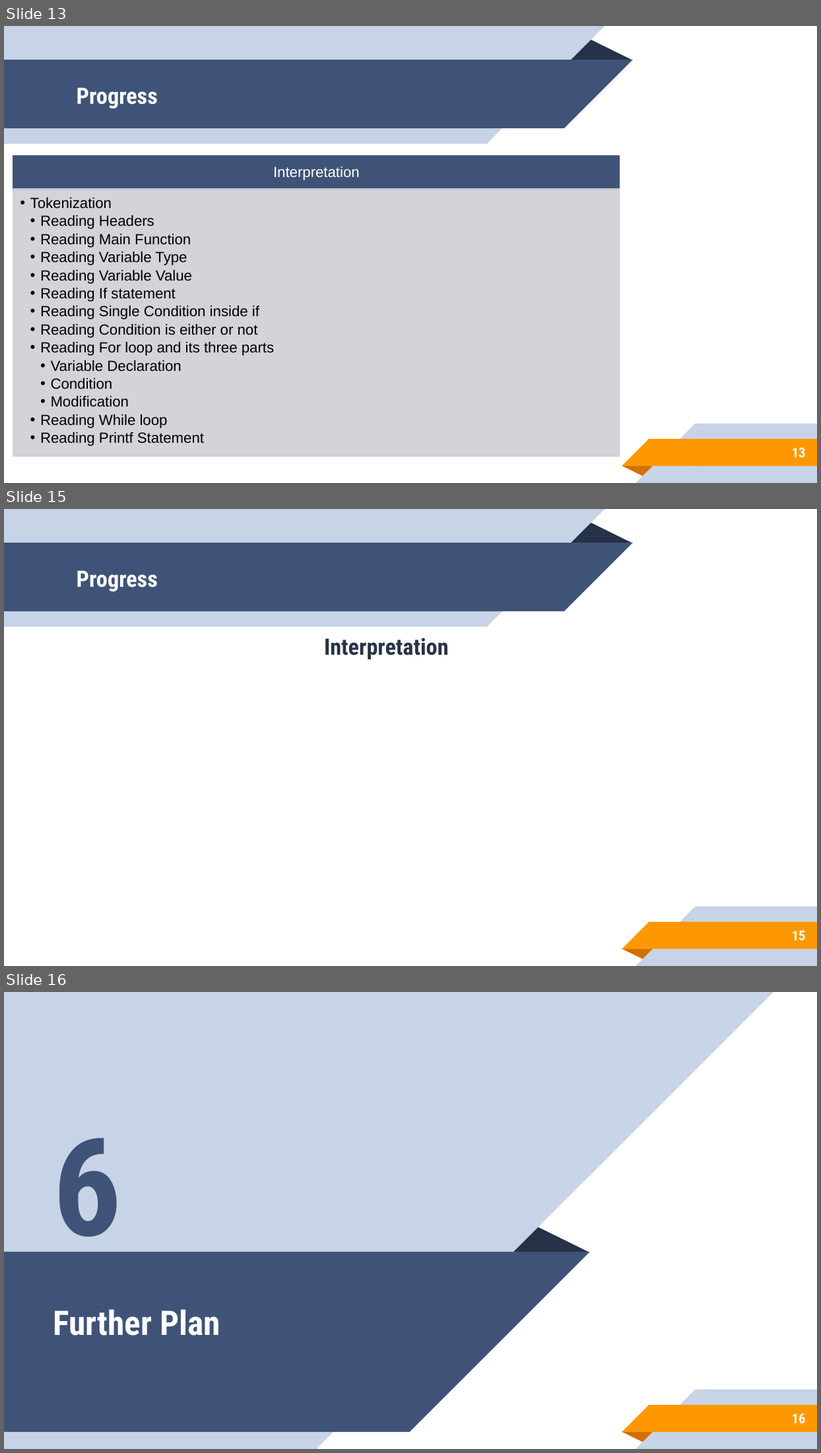
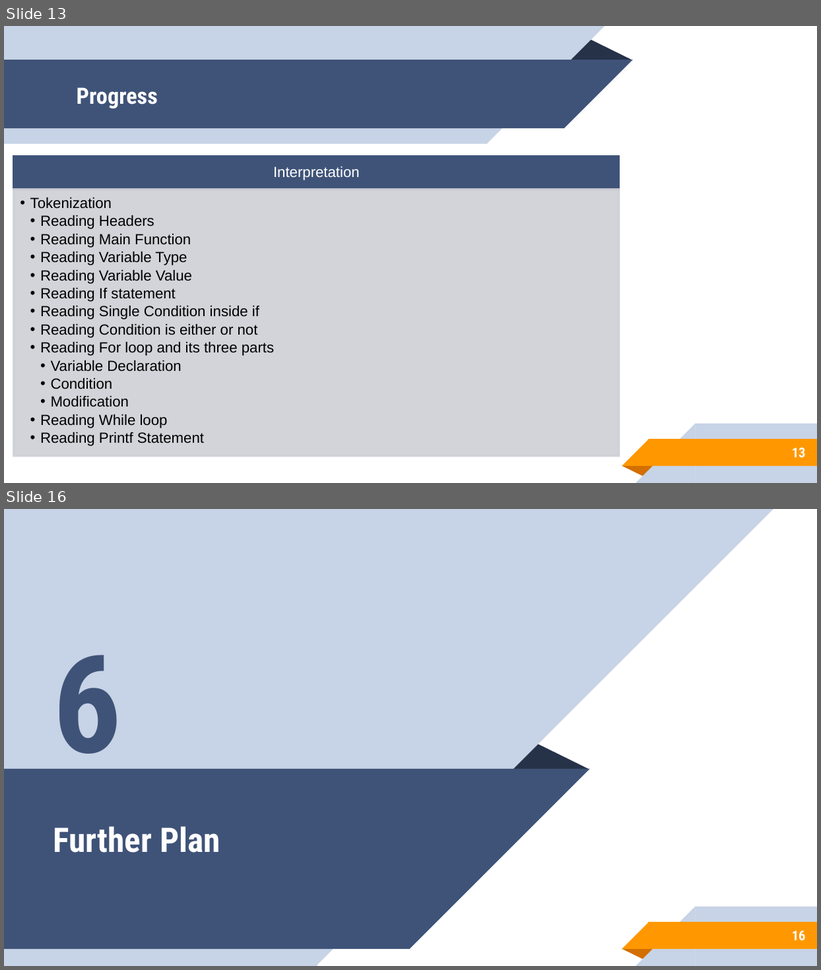
Before and after one commit to samdani91/SPL-1, a slide deck: SPL-1_Mid Presentation.pptx. Shown one above the other, each under a label of ours: slides 13, 15 and 16 before the commit, slides 13 and 16 after it; the slides between them are not shown. The pictures are 821x1453 and 821x970 pixels, drawn with LibreOffice and Linux fonts; fonts in the diff are those of the drawing. Boxes give left, top, right and bottom in pixels: in the first picture for what was removed or moved away, otherwise in the second. Text is boxed around its words. In the diff, an @@ line names an element or a change of style, - is before the commit and + after.

```diff
--- a/SPL-1_Mid Presentation.pptx
+++ b/SPL-1_Mid Presentation.pptx
@@ slide 15 removed at (4,509,817,966), background #FFFFFF; not listed: 10 template elements that a slide beside it also shows @@
@@ title removed at (77,570,158,591) @@
-Progress
@@ text removed at (324,638,449,659) @@
-Interpretation
@@ page number removed at (792,931,806,941) @@
-15
```
Also in this commit, not shown: 2 slides changed, 1 slide added.
